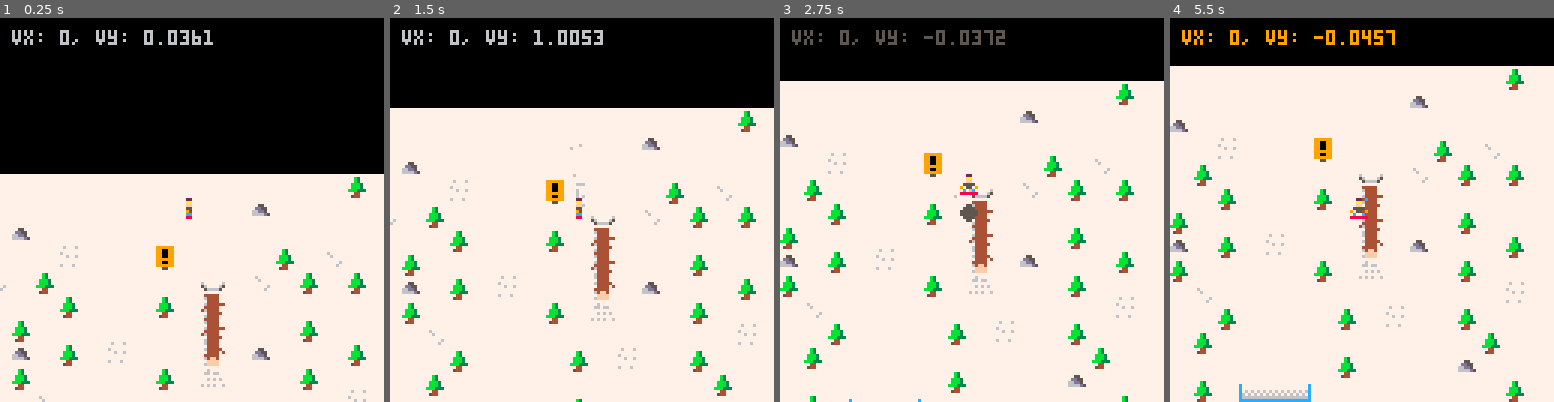
Above: before the commit, frames 1-4 (left to right).
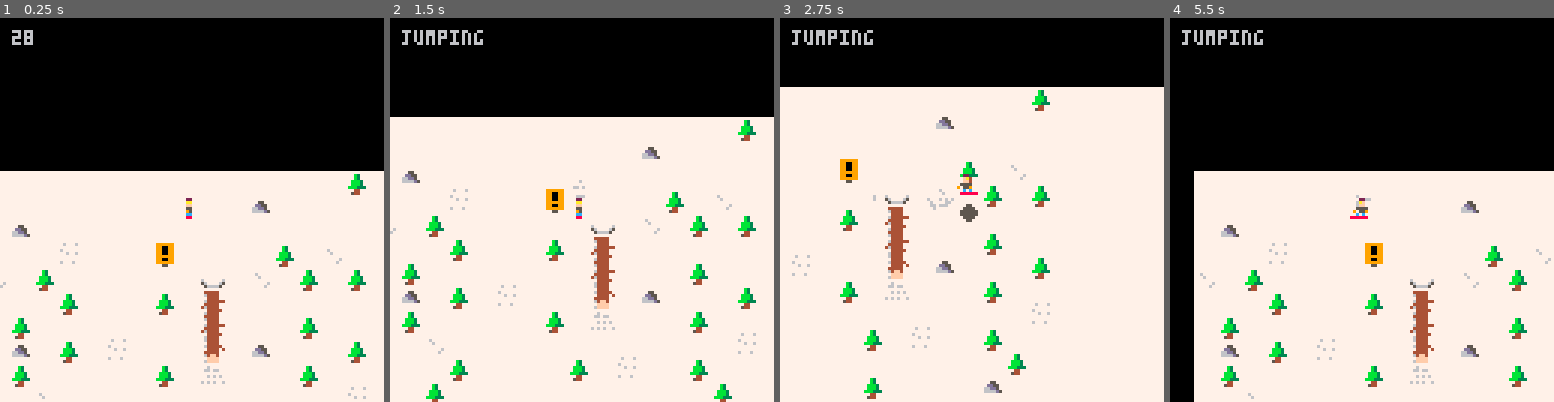
Above: after the commit, the same moments.

Repository: camirmas/carts
Game: PICO-8 cartridge projects/gnar.p8
Two runs of this game, one before a commit and one after it. Both use one fixed random seed, a clock stepped at 60 frames per second and the inputs below.
Inputs:
- Up to frame 1 (0.25 s): no input
- Up to frame 2 (1.5 s): tap O (Z key) at 0.7 s
- Up to frame 3 (2.75 s): hold Right 1.6-2.1 s; tap O (Z key) at 1.7, 2.1, 2.5 s; hold Up 2.15-2.42 s; hold Right from 2.47 s (still down)
- Up to frame 4 (5.5 s): tap O (Z key) every 0.4 s from 2.9 to 5.3 s; release Right at 3.03 s; hold Left 3.08-3.58 s; hold Down 3.63-3.97 s; hold Right 4.02-4.68 s; hold Up 4.73-5.03 s; hold Left from 5.08 s (still down)

The runs differ from the first frame. In frame 1, 4.5% of the frame differs, in the area x 0-100%, y 3-100%; in frame 2, 9.3%; in frame 3, 11%; in frame 4, 39%.

Commit message:
Update gnar to use new AABB system

Diff:
--- a/projects/actors.p8
+++ b/projects/actors.p8
@@ -11,10 +11,10 @@
     return {
         x = x,
         y = y,
+        spd={x=0, y=0},
         k = 2,
         hitbox = {x=0, y=0, w=8, h=8},
         move = function(self, dx, dy)
-            print("move: " .. dx .. ", " .. dy, 0, 0, 7)
             self.x = self.x + dx
             self.y = self.y + dy
         end,
@@ -92,7 +92,6 @@
     collided = false
     for obs in all(obstacles) do
         if collide(player, obs, dir[1] * v, dir[2] * v) then
-            debug="boom"
             collided = true
             player:on_collide(obs)
         end
@@ -107,8 +106,6 @@
     map()
 
     player:draw()
-
-    print(debug)
 end
 __gfx__
 00000000ddddddddeeeeeeee00000000000000000000000000000000000000000000000000000000000000000000000000000000000000000000000000000000
--- a/projects/gnar.p8
+++ b/projects/gnar.p8
@@ -7,6 +7,10 @@
 pxi = 8*8
 pyi = 1*8
 player_load = 0
+objects = {}
+
+rock_k = 2
+tree_k = 3
 
 trail = {}
 particles = {}
@@ -25,6 +29,78 @@
         sum = sum + rnd(1)
     end
     return sum - 6
+end
+
+function create_player(x, y)
+    return {
+        x = x,
+        y = y,
+        z = 0,
+        spd = {x=0, y=0},
+        dir = {0, 0},
+        k = 10,
+        hitbox = {x=1, y=7, w=6, h=1},
+        jumping = false,
+        grinding = false,
+        move = function(self, dx, dy)
+            self.x = self.x + dx
+            self.y = self.y + dy
+        end,
+        draw = function(self)
+            spr(self.k, self.x, self.y)
+        end,
+        on_collide = function(self, b)
+        end,
+        collide = function(self, other, dx, dy)
+            if other.x+other.hitbox.x+other.hitbox.w > self.x+self.hitbox.x+dx and
+                other.y+other.hitbox.y+other.hitbox.h > self.y+self.hitbox.y+dy and
+                other.x+other.hitbox.x < self.x+self.hitbox.x+self.hitbox.w+dx and
+                other.y+other.hitbox.y < self.y+self.hitbox.y+self.hitbox.h+dy then
+                return other
+            end
+            return nil
+        end,
+        update_hitbox = function(self)
+            if self.k == 7 then
+                self.hitbox = {x=3, y=1, w=2, h=7}
+            elseif self.k == 8 or self.k == 9 then
+                self.hitbox = {x=1, y=7, w=6, h=0}
+            elseif self.k == 10 then
+                self.hitbox = {x=1, y=7, w=6, h=0}
+            end
+        end
+    }
+end
+
+function create_obs(x, y, k)
+    return {
+        x = x,
+        y = y,
+        k = k,
+        type=tile_types["solid"],
+        hitbox = {x=0, y=0, w=8, h=8},
+        move = function(self, dx, dy)
+            self.x = self.x + dx
+            self.y = self.y + dy
+        end,
+        draw = function(self)
+            spr(self.k, self.x, self.y)
+        end
+    }
+end
+
+function create_rock(x, y)
+    local r = create_obs(x, y, rock_k)
+    r.hitbox = {x=2, y=2, w=5, h=3}
+
+    return r
+end
+
+function create_tree(x, y)
+    local t = create_obs(x, y, tree_k)
+    t.hitbox = {x=3, y=4, w=2, h=4}
+
+    return t
 end
 
 function is_tile(type, x, y)
@@ -90,7 +166,7 @@
     end
 
     if not p.jumping then
-        make_particles(p.vy * 2 + abs(p.vx))
+        make_particles(p.spd.y * 2 + abs(p.spd.x))
     end
 end
 
@@ -100,39 +176,40 @@
         return
     end
 
-    local s = 7
+    local k = 7
     local down_speed = 0.0001 -- adjust to change how fast the player transitions to moving down
+    local dir = {0, 0}
 
     -- Decrease horizontal speed and increase vertical speed over time when no button is pressed
     if not (btn(0) or btn(1) or btn(2) or btn(3)) then
-        p.vx = max(0, p.vx - down_speed) -- Gradually decrease vx to 0
-        p.vy = min(3, p.vy + down_speed * p.vy + .02) -- Accelerate vy, speed increases slowly initially and faster later
-        p.target_dir = {0, 1} -- Gradually change target direction to moving down
+        p.spd.x = max(0, p.spd.x - down_speed) -- Gradually decrease vx to 0
+        p.spd.y = min(3, p.spd.y + down_speed * p.spd.y + .02) -- Accelerate vy, speed increases slowly initially and faster later
+        dir = {0, 1} -- Gradually change target direction to moving down
     end
 
     if btn(0) then
-        p.target_dir = {-1, 0} -- left
-        p.vx = 2
-        p.vy = max(.5, p.vy - .01 * p.vx)
-        s = 9
+        dir[1] = -1
+        p.spd.x = 2
+        p.spd.y = max(.5, p.spd.y - .01 * p.spd.x)
+        k = 9
     end
 
     if btn(1) then
-        p.target_dir = {1, 0} -- right
-        p.vx = 2
-        p.vy = max(.5, p.vy - .01 * p.vx)
-        s = 8
+        dir[1] = 1
+        p.spd.x = 2
+        p.spd.y = max(.5, p.spd.y - .01 * p.spd.x)
+        k = 8
     end
 
     if btn(2) then
-        p.target_dir = {0, -1} -- up: slow down
-        p.vy *= .9
-        s = 10
+        dir[2] = -1
+        p.spd.y *= .9
+        k = 10
     end
 
     if btn(3) then
-        p.target_dir = {0, 1} -- down: speed up
-        s = 7
+        dir[2] = 1
+        k = 7
     end
 
     if btn(4) and not p.jumping then
@@ -142,32 +219,43 @@
         p.z = 15 -- jump frames
     end
 
+    p.k = k
+
+    p:update_hitbox()
+    -- p.target_dir = dir
+
+    local collide = nil
+    for obs in all(objects) do
+        if not p.jumping and p:collide(obs, dir[1] * p.spd.x, dir[2] * p.spd.y) then
+            collided = true
+            p:on_collide(obs)
+            collide = obs
+        end
+    end
+
     local turn_speed = 0.1 -- adjust this value to change how fast the player turns
-    p.dir[1] = lerp(p.dir[1], p.target_dir[1], turn_speed)
-    p.dir[2] = lerp(p.dir[2], p.target_dir[2], turn_speed)
-
-    p.sprite = s
+    dir[1] = lerp(p.dir[1], dir[1], turn_speed)
+    dir[2] = lerp(p.dir[2], dir[2], turn_speed)
+
+    p.dir = dir
+
+    if (not collide) p:move(dir[1] * p.spd.x, dir[2] * p.spd.y)
 
     if p.grinding then
-        if collide(p, "jib") then
-            p.sprite = 11
-            p.vx = 0
+        if collide and collide.type == tile_types["jib"] then
+            p.k = 11
+            p.spd.x = 0
         else
             p.grinding = false
         end
     end
-
-    p.x = p.x + p.vx * p.dir[1]
-    p.y = p.y + p.vy * p.dir[2]
-
-    debug = "vx: " .. p.vx * p.dir[1] .. ", vy: " .. p.vy * p.dir[2]
 
     if p.jumping then
         local pz = p.z - g
         if pz >= 0 then
             p.z = pz
 
-            if collide(p, "jib") then
+            if collide and collide.type == tile_types["jib"] then
                 p.jumping = true
                 p.grinding = true
             end
@@ -178,7 +266,7 @@
             -- debug = "end jump"
         end
     else
-        if not p.grinding and collide(p, "solid") then
+        if not p.grinding and collide and collide.type == tile_types["solid"] then
             -- debug="collide"
             make_explode(40)
             player_load = 30
@@ -188,47 +276,32 @@
     end
 end
 
-function collide(o, tile_type)
-    local off = 3 -- hardcoded player offset to 3 for now
-    local x1 = (o.x + off) / 8
-    local y1 = o.y / 8
-    local x2 = (o.x + 7 - off) / 8
-    local y2 = (o.y + 7) / 8
-
-    local f = tile_types[tile_type]
-
-    local a = fget(mget(x1, y1), f)
-    local b = fget(mget(x1, y2), f)
-    local c = fget(mget(x2, y2), f)
-    local d = fget(mget(x2, y1), f)
-
-    if a or b or c or d then
-        return true
-    else
-        return false
-    end
-end
-
 function reset_player()
     p.x = pxi
     p.y = pyi
-    p.vx = 0
-    p.vy = 0.1
+    p.spd.x = 0
+    p.spd.y = .1
+end
+
+function load_room()
+    -- TODO: load objects based on camera view
+    for x=1,15 do
+        for y=1,15 do
+            local tile = mget(x, y)
+            if tile == tree_k then
+                add(objects, create_tree(x*8, y*8))
+            elseif tile == rock_k then
+                add(objects, create_rock(x*8, y*8))
+            end
+        end
+    end
+
+    debug=#objects
 end
 
 function _init()
-    p = {
-        x = pxi,
-        y = pyi,
-        z = 0,
-        vx = 0,
-        vy = 0.1,
-        jumping = false,
-        grinding = false,
-        sprite = 10,
-        dir = {0, -1}, -- direction
-        target_dir = {0, -1} -- target direction
-    }
+    load_room()
+    p = create_player(pxi, pyi)
 end
 
 function _update()
@@ -238,10 +311,11 @@
 
 function _draw()
     cls()
+    map()
+
     if player_load == 0 then
         camera(p.x - 63 + 4, p.y - 63 + 4)
     end
-    map()
 
     for part in all(trail) do
         circfill(part.x, part.y, 0, part.col)
@@ -260,7 +334,7 @@
 
     -- draw player
     if player_load == 0 then
-        spr(p.sprite, p.x, p.y - p.z) -- Adjust player's y position based on jump height
+        spr(p.k, p.x, p.y - p.z) -- Adjust player's y position based on jump height
     end
 end
 
